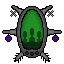
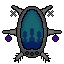
The second 64x64 image is a revision of the first. Changes to its layers:
added layer "Layer 6" above "alien2 copy" over [21, 10, 43, 49]
added layer "alien2 copy" above "alien2" over [21, 10, 43, 49]
hid "alien2" over [21, 10, 43, 49]
